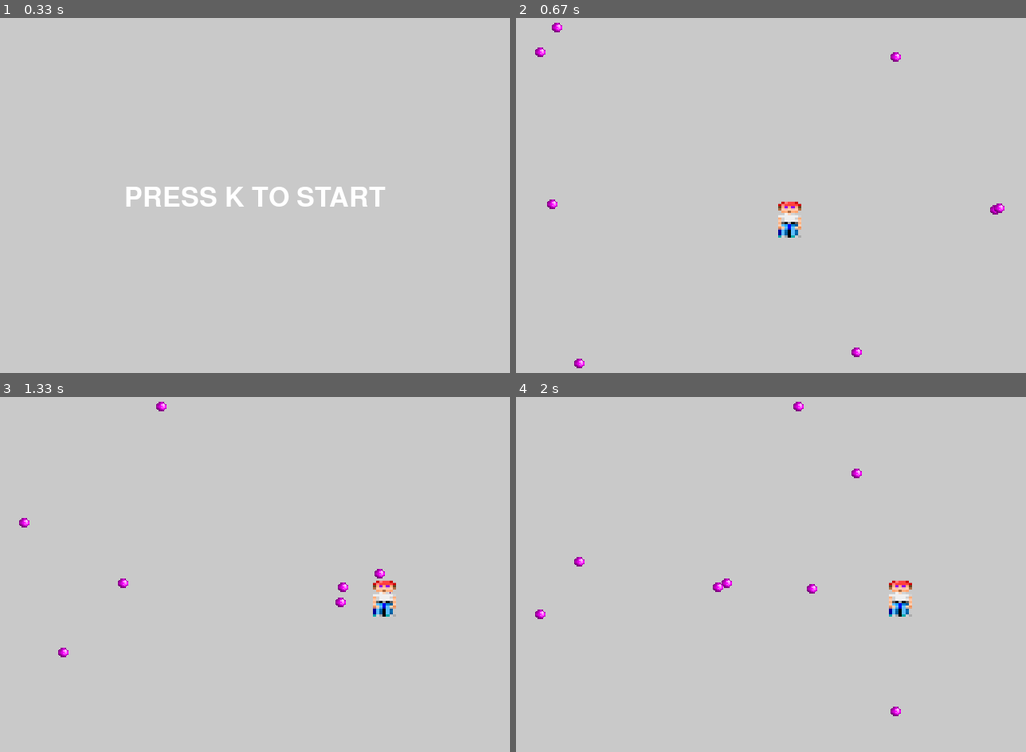
Above: before the commit, frames 1-4 (two rows, left to right).
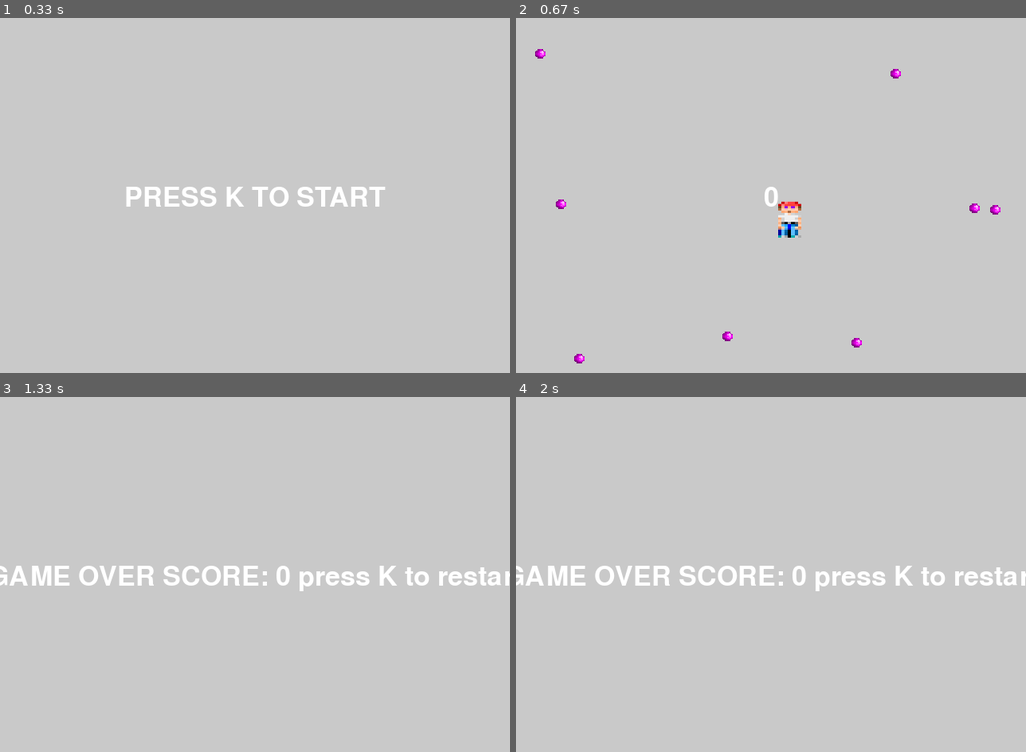
Above: after the commit, the same moments.

Repository: jeongha-daisy/raspberry-pi-pygame
Game: pygame game, started from game_v1.py
The game is run twice, just before and just after one commit, with the same random seed, the same clock (stepped at 60 frames per second) and the same inputs.
Inputs:
- Up to frame 1 (0.33 s): no input
- Up to frame 2 (0.67 s): tap K at 0.33 s
- Up to frame 3 (1.33 s): hold D 0.67-1.13 s
- Up to frame 4 (2 s): no input

Frame 1 is identical in both runs. In frame 2, 0.6% of the frame differs, in the area x 3-96%, y 1-99%; in frame 3, 2.9%; in frame 4, 3.0%, in the area x 0-100%, y 1-90%.

Commit message:
fix: error fix

Diff:
--- a/game_v1.py
+++ b/game_v1.py
@@ -46,6 +46,13 @@
 # 게임 상태
 game_state = 0
 
+# 게임 점수
+score = 0
+# 시작 시간
+start_ticks = 0
+# 경과 시간
+elapesed_time=0
+
 while running:
     # 종료 조건
     for event in pygame.event.get():
@@ -62,25 +69,27 @@
         keys = pygame.key.get_pressed()
         if keys[pygame.K_k]:
            game_state = 1
+           start_ticks = pygame.time.get_ticks()
 
     elif game_state == 1:
+        # 경과 시간 계산
+        elapesed_time = (pygame.time.get_ticks() - start_ticks) / 1000
+        # 점수 계산
+        score = int(elapesed_time)
+
         # ========
         # 화살 그리기
-        for arrow in arrow_list:
-            # 바닥에 닿았으면 리스트에서 제거하기
-            if arrow[2] == 0 and arrow[0].y > height:
-                arrow_list.remove(arrow)
-            if arrow[2] == 1 and arrow[0].x < 0:
-                arrow_list.remove(arrow)
-            if arrow[2] == 2 and arrow[0].y < 0:
-                arrow_list.remove(arrow)
-            if arrow[2] == 3 and arrow[0].x > width:
-                arrow_list.remove(arrow)
+        arrow_list = [arrow for arrow in arrow_list if not (
+                (arrow[2] == 0 and arrow[0].y > height) or
+                (arrow[2] == 1 and arrow[0].x < 0) or
+                (arrow[2] == 2 and arrow[0].y < 0) or
+                (arrow[2] == 3 and arrow[0].x > width)
+        )]
 
         # 10개 이하라면 또 추가
-        if len(arrow_list) < limited_arrows:
+        while len(arrow_list) < limited_arrows:
             # 랜덤한 위치 속도, 시작 위치(북, 동, 남, 서)를 arrow 리스트에 넣는다.
-            direction = random.randint(0, 4)
+            direction = random.randint(0, 3)
             # 북쪽에서 날아오는 화살
             if direction == 0:
                 arrowX = random.randrange(0, width)
@@ -120,13 +129,13 @@
 
         # keyboard moving
         keys = pygame.key.get_pressed()
-        if keys[pygame.K_w] and player_pos.y > 0:
+        if keys[pygame.K_w] and player_pos.y > (0 - player_size / 2):
             player_pos.y -= 300 * dt
-        if keys[pygame.K_s] and player_pos.y < height:
+        if keys[pygame.K_s] and player_pos.y < (height - player_size / 2):
             player_pos.y += 300 * dt
-        if keys[pygame.K_a] and player_pos.x > 0:
+        if keys[pygame.K_a] and player_pos.x > (0 - player_size / 2):
             player_pos.x -= 300 * dt
-        if keys[pygame.K_d] and player_pos.x < width:
+        if keys[pygame.K_d] and player_pos.x < (width - player_size / 2):
             player_pos.x += 300 * dt
 
         """
@@ -161,20 +170,24 @@
         # 플레이어 콜라이더 값
         left_value = player_pos.x - player_size / 2
         right_value = player_pos.x + player_size / 2
-        top_value = player_pos.x - player_size / 2
-        bottom_value = player_pos.x + player_size / 2
+        top_value = player_pos.y - player_size / 2
+        bottom_value = player_pos.y + player_size / 2
 
         for arrow in arrow_list:
             # 화살의 좌표가 플레이어 콜라이더 안에 들어왔으면
-            if arrow[0].x > left_value and arrow[0].x < right_value and arrow[0].y > top_value and arrow[
-                0].y < bottom_value:
+            if left_value < arrow[0].x < right_value and top_value < arrow[0].y < bottom_value:
                 game_state = 2
 
         # ========
+        scoreText = textFont.render(str(score), True, (255, 255, 255))
+        text_rect = scoreText.get_rect(center=(width / 2, height / 2))
+        screen.blit(scoreText, text_rect)
+
     elif game_state == 2:
-        stopText = textFont.render("GAME OVER", True, (255, 255, 255))
+        stopText = textFont.render(f"GAME OVER SCORE: {score} press K to restart", True, (255, 255, 255))
         text_rect = stopText.get_rect(center=(width / 2, height / 2))
         screen.blit(stopText, text_rect)
+        keys = pygame.key.get_pressed()
     else:
         pass
 
